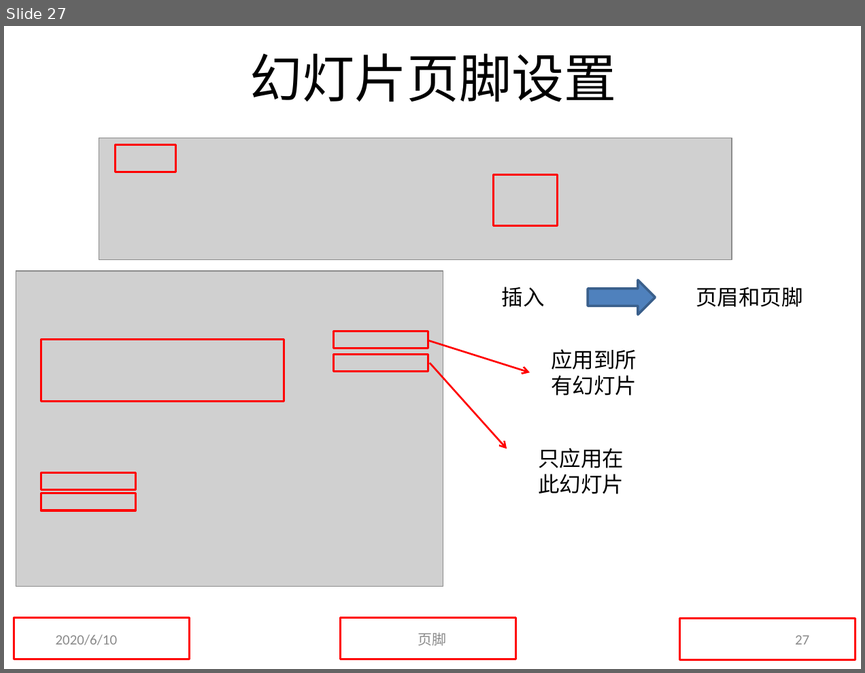
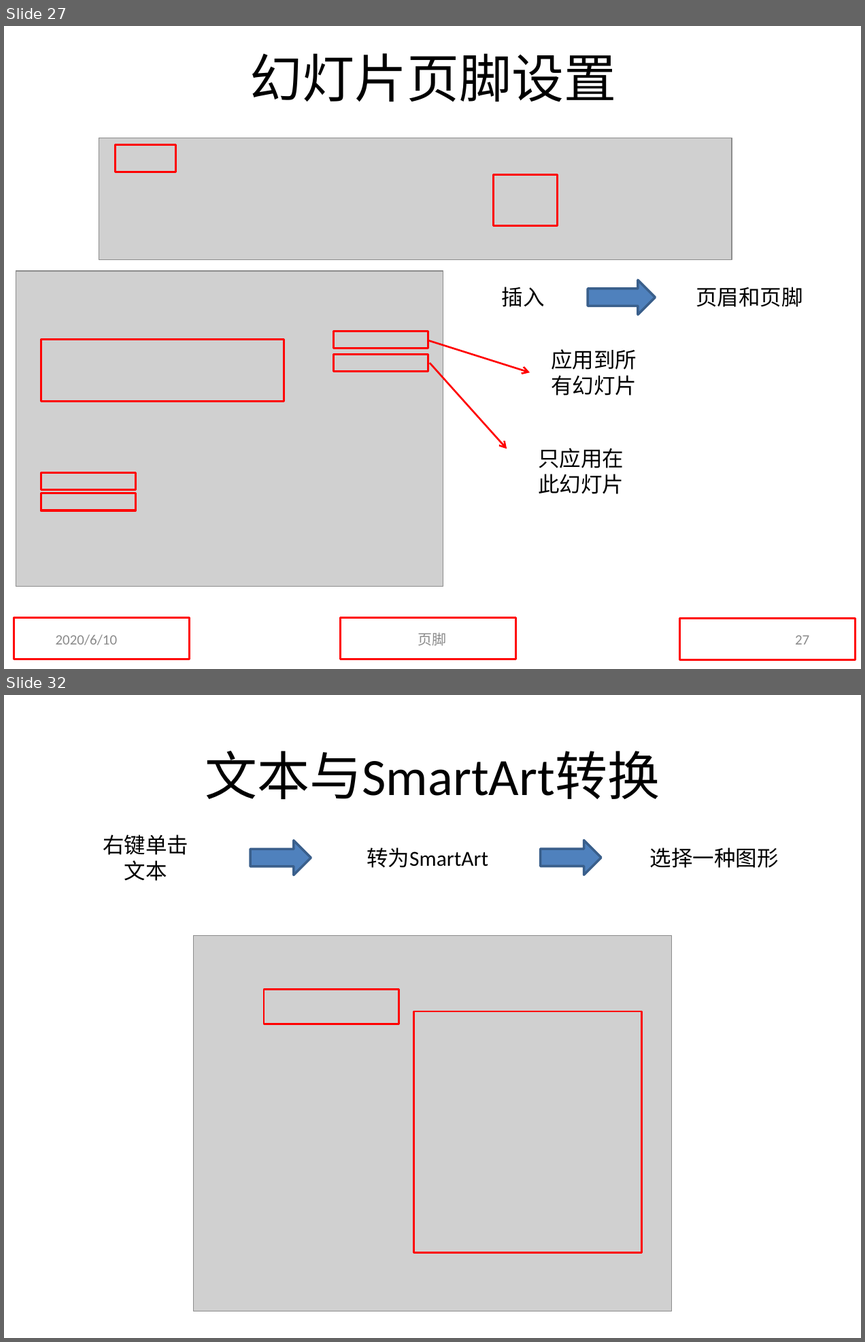
Before and after one commit to sans123wx/class, a slide deck: 第5章ppt/PowerPoint.pptx. Shown one above the other, each under a label of ours: slide 27 before the commit, slides 27 and 32 after it; the slides between them are not shown. The pictures are 865x673 and 865x1342 pixels, drawn with LibreOffice and Linux fonts; fonts in the diff are those of the drawing; grey boxes stand for pictures. Boxes give left, top, right and bottom in pixels: in the first picture for what was removed or moved away, otherwise in the second. Text is boxed around its words. In the diff, an @@ line names an element or a change of style, - is before the commit and + after.

```diff
--- a/第5章ppt/PowerPoint.pptx
+++ b/第5章ppt/PowerPoint.pptx
@@ slide 32 added at [4,695,861,1338], background #FFFFFF @@
@@ title added at [205,751,660,799], 44 pt, text #000000 @@
+文本与SmartArt转换
@@ text added at [103,834,188,881], 18 pt, text #000000 @@
+右键单击文本
@@ right arrow added at [250,841,311,875], fill #4F81BD, outline #3A5F8C 2 pt @@
@@ text added at [366,847,488,868], 18 pt, text #000000 @@
+转为SmartArt
@@ right arrow added at [541,840,601,874], fill #4F81BD, outline #3A5F8C 2 pt @@
@@ text added at [650,847,779,868], 18 pt, text #000000 @@
+选择一种图形
@@ picture added at [193,936,672,1311] @@
@@ rectangle added at [264,989,398,1024], outline #FF0000 1.5 pt @@
@@ rectangle added at [413,1011,641,1253], outline #FF0000 1.5 pt @@
```
Also in this commit, not shown: 1 slide changed, 10 other slides added, 1 other file.
